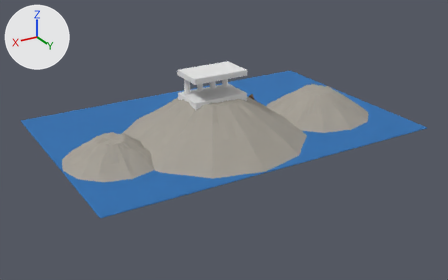
A saved change to the FBX model Assets/Integrante4/Art/Grecia/grecia_bg_far.fbx.
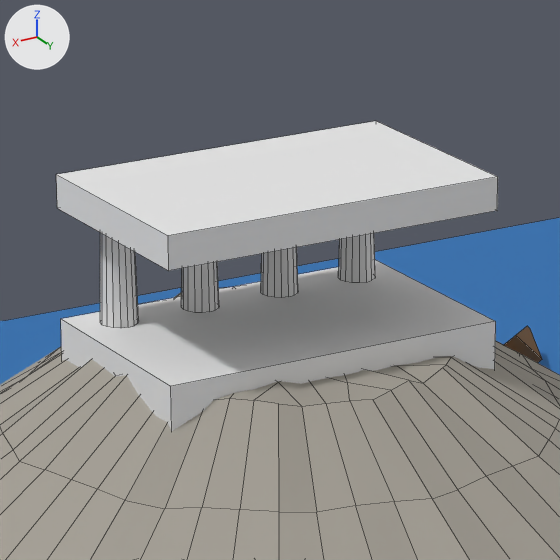
Old and new are each drawn whole from a camera (50 mm lens) standing at (52.2, 107.9, 40.3) and looking at (1.2, 23.0, -2.2) and again close up on the part from 38% to 57% of the width and 15% to 47% of the height. The lights are fixed; the arrows at upper left show +X, +Y and +Z. The last two pictures show the newer version. The close-ups show mesh edges as thin lines. Where no turn or scale is listed for an object, it has been applied to the vertices.

The first close-up shows 'grecia_bg_far'.
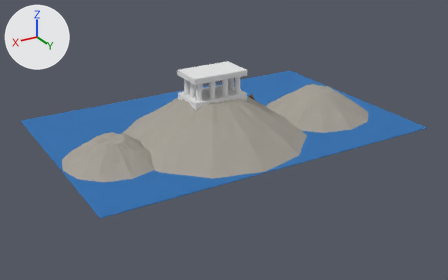
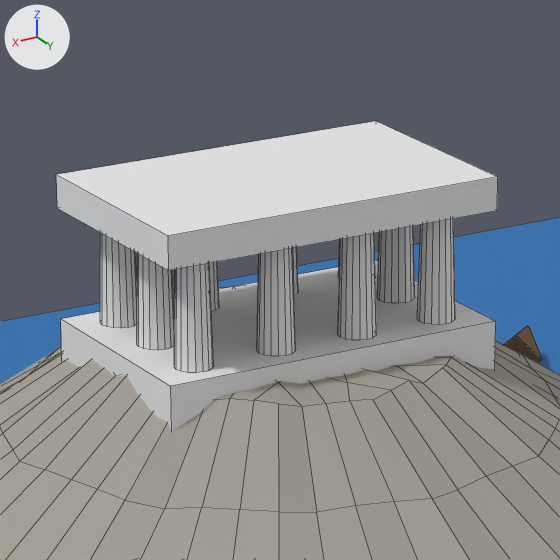
Pixel boxes [x1, y1, x2, y2] of what changed, in the close-ups (560 x 560 px):
part 1 of me_grecia_bg_far, added
    after: [417, 219, 455, 325]
part 2 of me_grecia_bg_far, added
    after: [338, 233, 376, 340]
part 3 of me_grecia_bg_far, added
    after: [257, 248, 296, 356]
part 4 of me_grecia_bg_far, added
    after: [174, 263, 214, 373]
part 5 of me_grecia_bg_far, added
    after: [377, 226, 415, 303]
part 6 of me_grecia_bg_far, added
    after: [137, 253, 174, 350]

Edits to the bpy script that builds the scene:
```text
Change me_grecia_bg_far:
    used by ob_grecia_bg_far; location = (0.0, 0.0, 0.0)
    remove me_grecia_bg_far.from_pydata(...)  # 1126 vertices, 1032 faces; spans x -30.0..30.0, y 0.0..40.0, z -0.8..11.1
    add me_grecia_bg_far.from_pydata(...)  # 1318 vertices, 1140 faces; spans x -30.0..30.0, y 0.0..40.0, z -0.8..11.1
    me_grecia_bg_far part 1: a new loose piece, a 16-sided cylinder along z spanning x -0.1..0.9, y 25.5..26.5, z 7.2..10.2, in mat_grecia_bg_stone (white #e7e7e7)
    me_grecia_bg_far part 2: a new loose piece, a 16-sided cylinder along z spanning x 2.3..3.3, y 25.5..26.5, z 7.2..10.2, in mat_grecia_bg_stone (white #e7e7e7)
    me_grecia_bg_far part 3: a new loose piece, a 16-sided cylinder along z spanning x 4.7..5.7, y 25.5..26.5, z 7.2..10.2, in mat_grecia_bg_stone (white #e7e7e7)
    me_grecia_bg_far part 4: a new loose piece, a 16-sided cylinder along z spanning x 7.1..8.1, y 25.5..26.5, z 7.2..10.2, in mat_grecia_bg_stone (white #e7e7e7)
    me_grecia_bg_far part 5: a new loose piece, a 16-sided cylinder along z spanning x -0.1..0.9, y 23.5..24.5, z 7.2..10.2, in mat_grecia_bg_stone (white #e7e7e7)
    me_grecia_bg_far part 6: a new loose piece, a 16-sided cylinder along z spanning x 7.1..8.1, y 23.5..24.5, z 7.2..10.2, in mat_grecia_bg_stone (white #e7e7e7)
```
